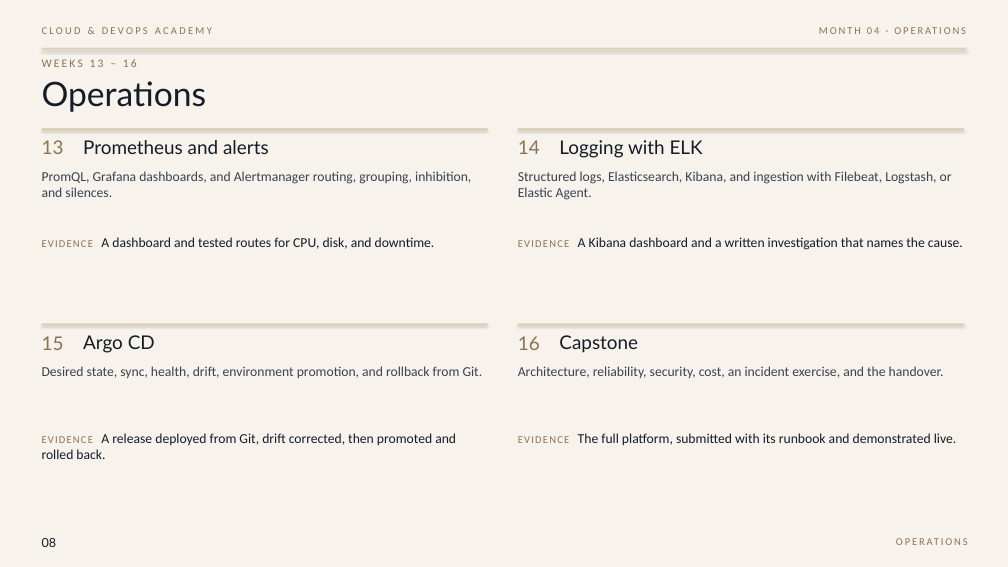
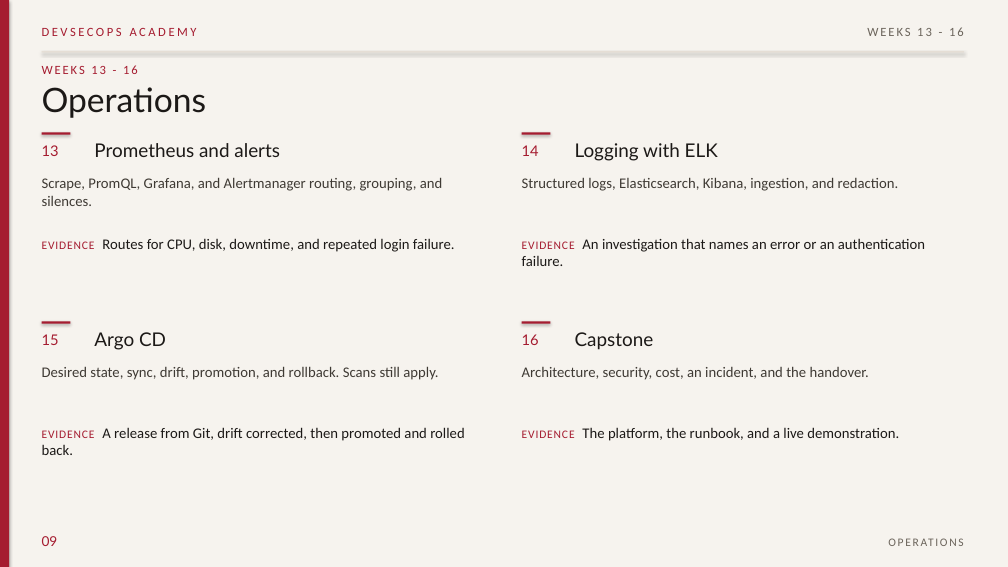
Before and after one commit to realsolomonone/cloud-devops-academy-syllabus-nov-2026, a slide deck: slide 9 of Cloud_DevOps_Academy_Engineering_Programme.pptx (slide 8 before the commit). Drawn at 1008x567 pixels with LibreOffice and Linux fonts; fonts in the diff are those of the drawing. Boxes give left, top, right and bottom in pixels: in the first picture for what was removed or moved away, otherwise in the second. Text is boxed around its words. In the diff, an @@ line names an element or a change of style, - is before the commit and + after.

```diff
--- a/Cloud_DevOps_Academy_Engineering_Programme.pptx
+++ b/Cloud_DevOps_Academy_Engineering_Programme.pptx
@@ background #F7F3EC to #F6F3EE @@
@@ rectangle added at (0, 0, 9, 567), fill #A51C30 @@
@@ text at (42, 28, 197, 36): text changed; size 10 to 12 pt; text colour #8A7350 to #A51C30 @@
-CLOUD & DEVOPS ACADEMY
+DEVSECOPS ACADEMY
@@ text removed at (499, 24, 966, 44) @@
-MONTH 04 · OPERATIONS
@@ text added at (867, 27, 964, 36), 12 pt, text #6B645B @@
+WEEKS 13 - 16
@@ rectangle at (42, 51, 964, 52): fill #D9C7A4 to #E3DBD0 @@
@@ text at (42, 65, 138, 74): text changed; size 11 to 12 pt; text colour #8A7350 to #A51C30 @@
-WEEKS 13 – 16
+WEEKS 13 - 16
@@ rectangle removed at (42, 129, 488, 130) @@
@@ rectangle added at (42, 132, 70, 135), fill #A51C30 @@
@@ text "Prometheus and alerts": place and size @@
-text "Prometheus and alerts" at (83, 140, 269, 154)
+text "Prometheus and alerts" at (94, 143, 280, 157)
@@ rectangle removed at (518, 129, 964, 130) @@
@@ size 18 to 14 pt, text colour #8A7350 to #A51C30 in 4 elements at (42, 334, 59, 345), (42, 145, 59, 156), (522, 334, 539, 345), (522, 145, 539, 156) @@
@@ rectangle added at (522, 132, 551, 135), fill #A51C30 @@
@@ text "Logging with ELK": place and size @@
-text "Logging with ELK" at (559, 140, 703, 158)
+text "Logging with ELK" at (575, 143, 718, 161)
@@ text at (42, 177, 442, 206): text changed; size 13 to 14 pt; text colour #3A424D to #3F3A34 @@
-PromQL, Grafana dashboards, and Alertmanager routing, grouping, inhibition, and silences.
+Scrape, PromQL, Grafana, and Alertmanager routing, grouping, and silences.
@@ text at (522, 177, 899, 191): text changed; size 13 to 14 pt; text colour #3A424D to #3F3A34 @@
-Structured logs, Elasticsearch, Kibana, and ingestion with Filebeat, Logstash, or Elastic Agent.
+Structured logs, Elasticsearch, Kibana, ingestion, and redaction.
@@ text at (42, 238, 455, 252): text changed; size 13 to 14 pt; text colour #141C27 to #1C1917 @@
-EVIDENCE A dashboard and tested routes for CPU, disk, and downtime.
+EVIDENCE Routes for CPU, disk, downtime, and repeated login failure.
@@ text at (522, 238, 925, 266): text changed; size 13 to 14 pt; text colour #141C27 to #1C1917 @@
-EVIDENCE A Kibana dashboard and a written investigation that names the cause.
+EVIDENCE An investigation that names an error or an authentication failure.
@@ rectangle removed at (42, 324, 488, 325) @@
@@ rectangle added at (42, 321, 70, 324), fill #A51C30 @@
@@ text "Argo CD": place and size @@
-text "Argo CD" at (83, 335, 155, 353)
+text "Argo CD" at (94, 332, 166, 350)
@@ rectangle removed at (518, 324, 964, 325) @@
@@ rectangle added at (522, 321, 551, 324), fill #A51C30 @@
@@ text colour #141C27 to #1C1917 in 5 elements at (42, 87, 207, 118), (94, 143, 280, 157), (94, 332, 166, 350), (575, 143, 718, 161), (575, 332, 654, 350) @@
@@ text "Capstone": place and size @@
-text "Capstone" at (559, 335, 638, 353)
+text "Capstone" at (575, 332, 654, 350)
@@ text at (42, 366, 438, 380): text changed; size 13 to 14 pt; text colour #3A424D to #3F3A34 @@
-Desired state, sync, health, drift, environment promotion, and rollback from Git.
+Desired state, sync, drift, promotion, and rollback. Scans still apply.
@@ text at (522, 367, 869, 380): text changed; size 13 to 14 pt; text colour #3A424D to #3F3A34 @@
-Architecture, reliability, security, cost, an incident exercise, and the handover.
+Architecture, security, cost, an incident, and the handover.
@@ text at (42, 427, 464, 455): text changed; size 13 to 14 pt; text colour #141C27 to #1C1917 @@
-EVIDENCE A release deployed from Git, drift corrected, then promoted and rolled back.
+EVIDENCE A release from Git, drift corrected, then promoted and rolled back.
@@ text at (522, 427, 899, 441): text changed; size 13 to 14 pt; text colour #141C27 to #1C1917 @@
-EVIDENCE The full platform, submitted with its runbook and demonstrated live.
+EVIDENCE The platform, the runbook, and a live demonstration.
@@ text removed at (42, 538, 57, 547) @@
-08
@@ text added at (42, 536, 58, 546), 13 pt, text #A51C30 @@
+09
@@ text "OPERATIONS": place and size @@
-text "OPERATIONS" at (560, 535, 968, 557)
+text "OPERATIONS" at (492, 535, 964, 555)
@@ text "OPERATIONS" at (492, 535, 964, 555): size 10 to 11 pt, text colour #8A7350 to #6B645B, letter spacing 1.8 to 1.6 pt @@
```
Also in this commit, not shown: 7 other slides changed, 4 slides added, 4 slides removed, 7 other files.
